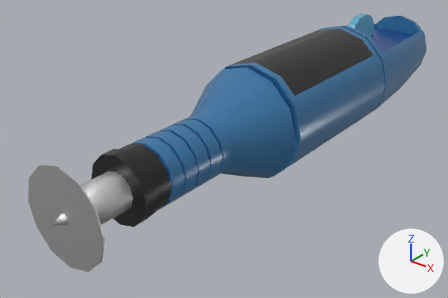
The FBX model Assets/Models/drill_handle.fbx as it was, and as the next commit left it.
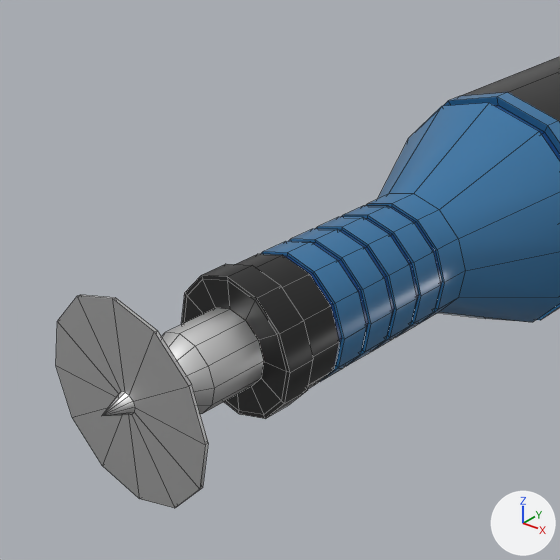
Each version is shown whole from a 50 mm lens placed at (0.583, -1.01, 0.427), pointed at (-0.067, -0.198, -0.076), then close up on the part from 0% to 63% of the width and 5% to 100% of the height. The lights are fixed; the arrows at lower right show +X, +Y and +Z. The close-ups show mesh edges as thin lines. Where no turn or scale is listed for an object, it has been applied to the vertices.

In view in the first close-up: 'Drill_Handle'.
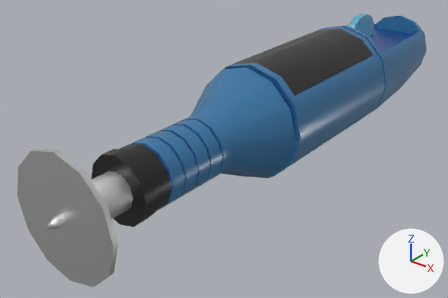
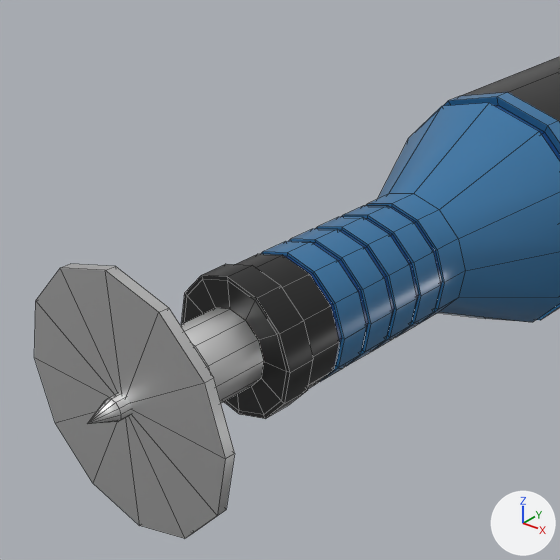
Location of each change, [x1, y1, x2, y2] in pixels of the close-ups (560 x 560 px):
'Drill_Handle', reshaped: before [56, 56, 560, 508]; after [87, 56, 560, 424]
'Drill_Handle_Head', added: after [34, 264, 235, 538]
part 1 of me_cylinder_274, cut back: before [56, 295, 208, 508]; after [87, 393, 132, 424]

The edits, one by one:
me_cylinder_274 is used by ob_drill_handle; location (0.0, 0.0, 0.0).
me_cylinder_274 had 614 vertices, 634 faces and spanned x -0.104..0.104, y -0.629..0.446, z -0.104..0.104.
me_cylinder_274 now has 578 vertices, 598 faces and spans x -0.104..0.104, y -0.64..0.446, z -0.104..0.104.
Part 1, on me_cylinder_274:
37 vertices are removed from x -0.076..0.076, y -0.629..-0.607, z -0.076..0.076.
48 faces are deleted.
12 vertices in x -0.008..0.008, y -0.598, z -0.008..0.008 move by (0.0, -0.022, 0.0).
1 vertex is added at (0.0, -0.64, 0.0).
12 new faces join them, mat_steel (light grey #e0e0e0).
Mesh me_cylinder_103 is new.
It has 26 vertices, 36 faces and spans x -0.096..0.096, y -0.004..0.011, z -0.096..0.096.
It uses material mat_steel (light grey #e0e0e0).
Object 'Drill_Handle_Head' (ob_drill_handle_head) is new; it shows me_cylinder_103.
Its location is (0.0, -0.608, 0.0).
